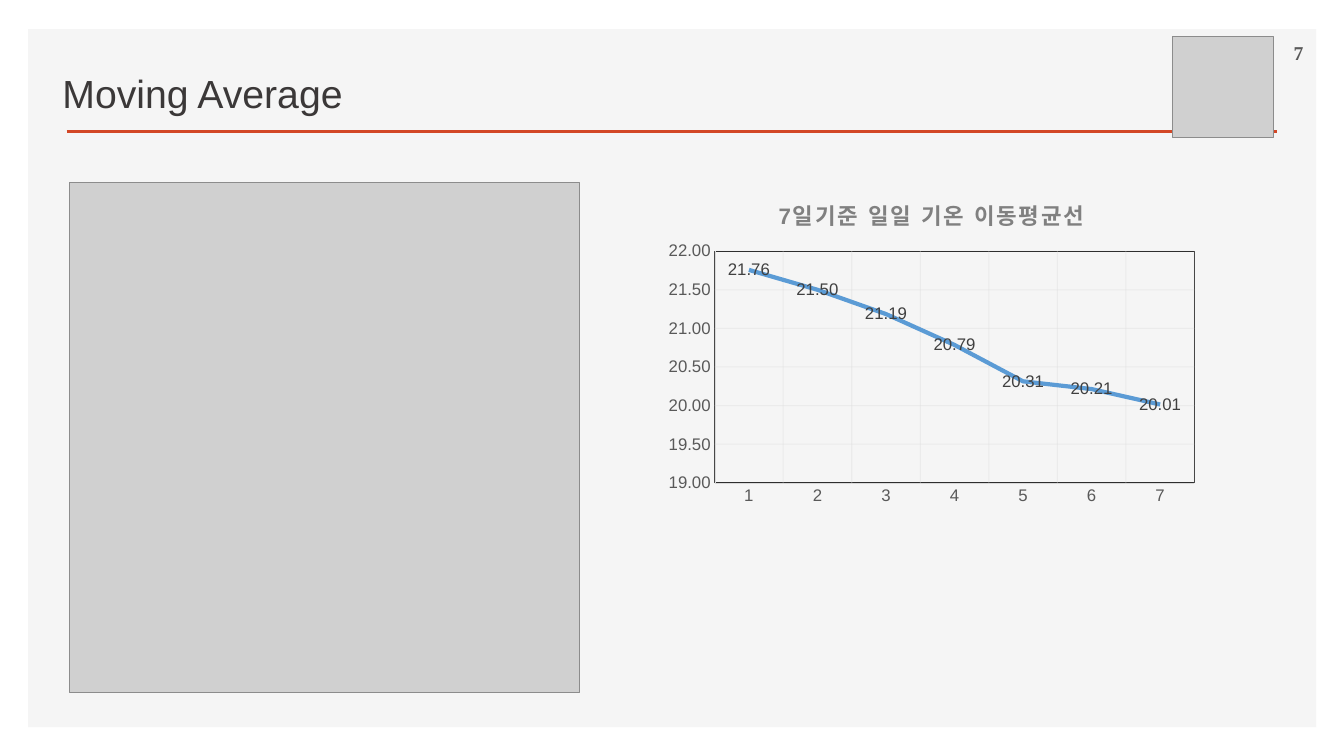
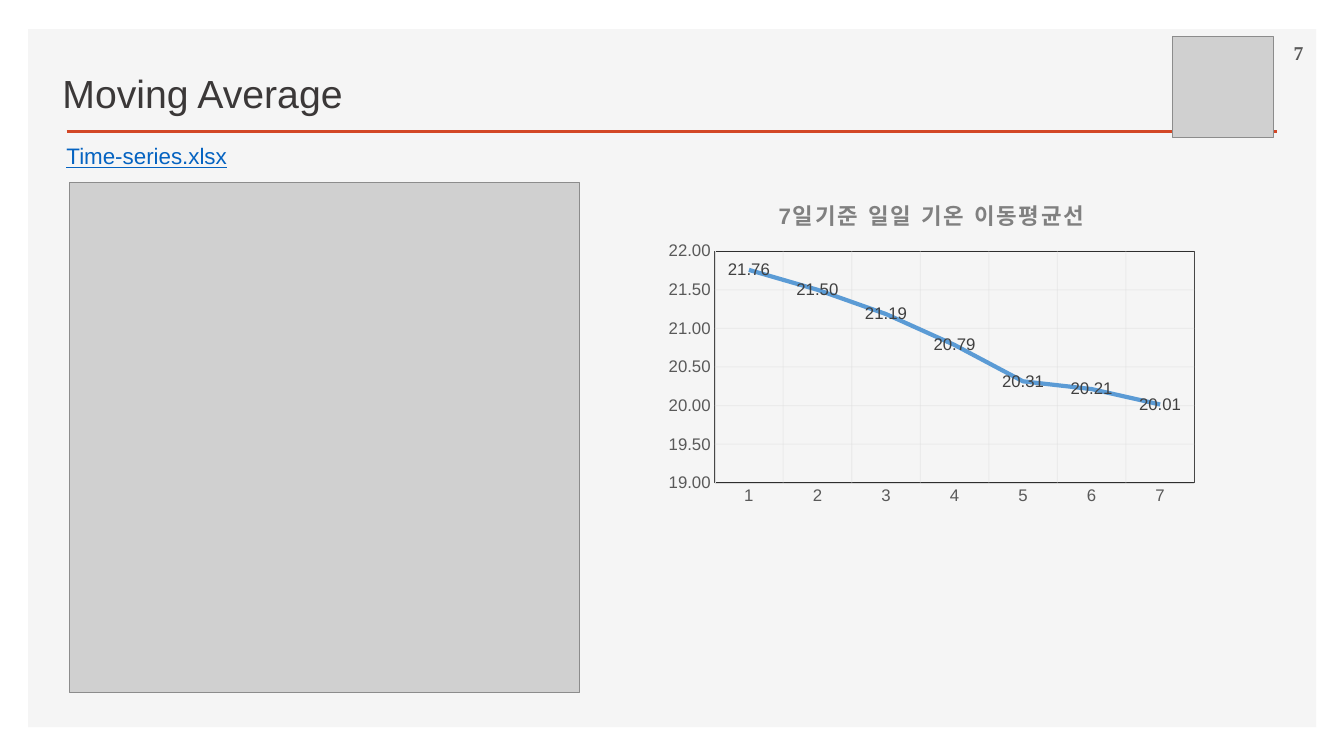
Before and after one commit to ancestor9/2026_Fall_Deep-Learning-with-Python, a slide deck: slide 7 of Chapter 13 Timeseries forecasting.pptx. Drawn at 1344x756 pixels with LibreOffice and Linux fonts; fonts in the diff are those of the drawing; grey boxes stand for pictures; background and template pictures are left out. Boxes give left, top, right and bottom in pixels: in the first picture for what was removed or moved away, otherwise in the second. Text is boxed around its words. In the diff, an @@ line names an element or a change of style, - is before the commit and + after.

```diff
--- a/Chapter 13 Timeseries forecasting.pptx
+++ b/Chapter 13 Timeseries forecasting.pptx
@@ text added at bbox=[66, 147, 226, 168], 16 pt, text #0563C1, underline @@
+Time-series.xlsx
```
Also in this commit, not shown: 21 other slides changed, 4 slides added, 1 slide removed.
